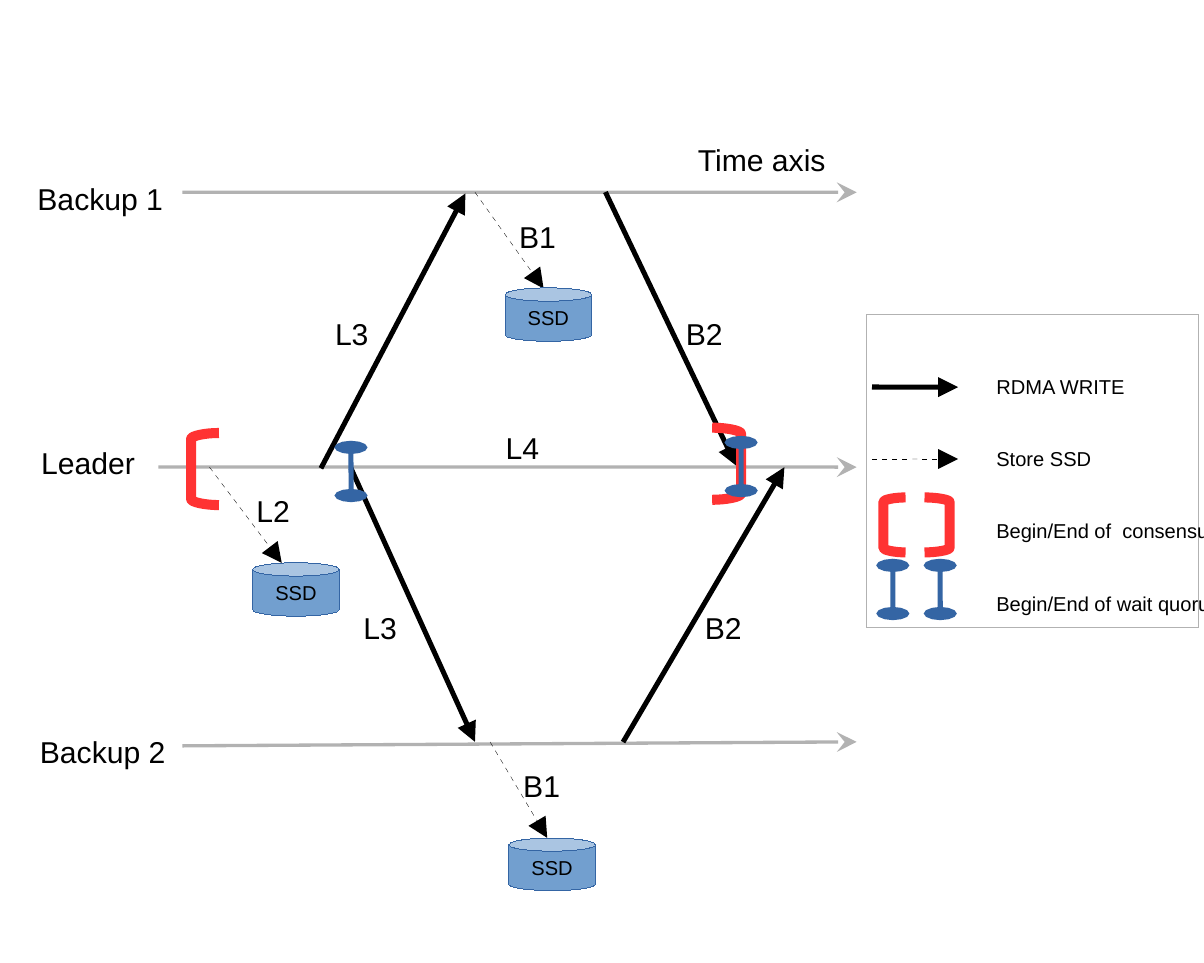
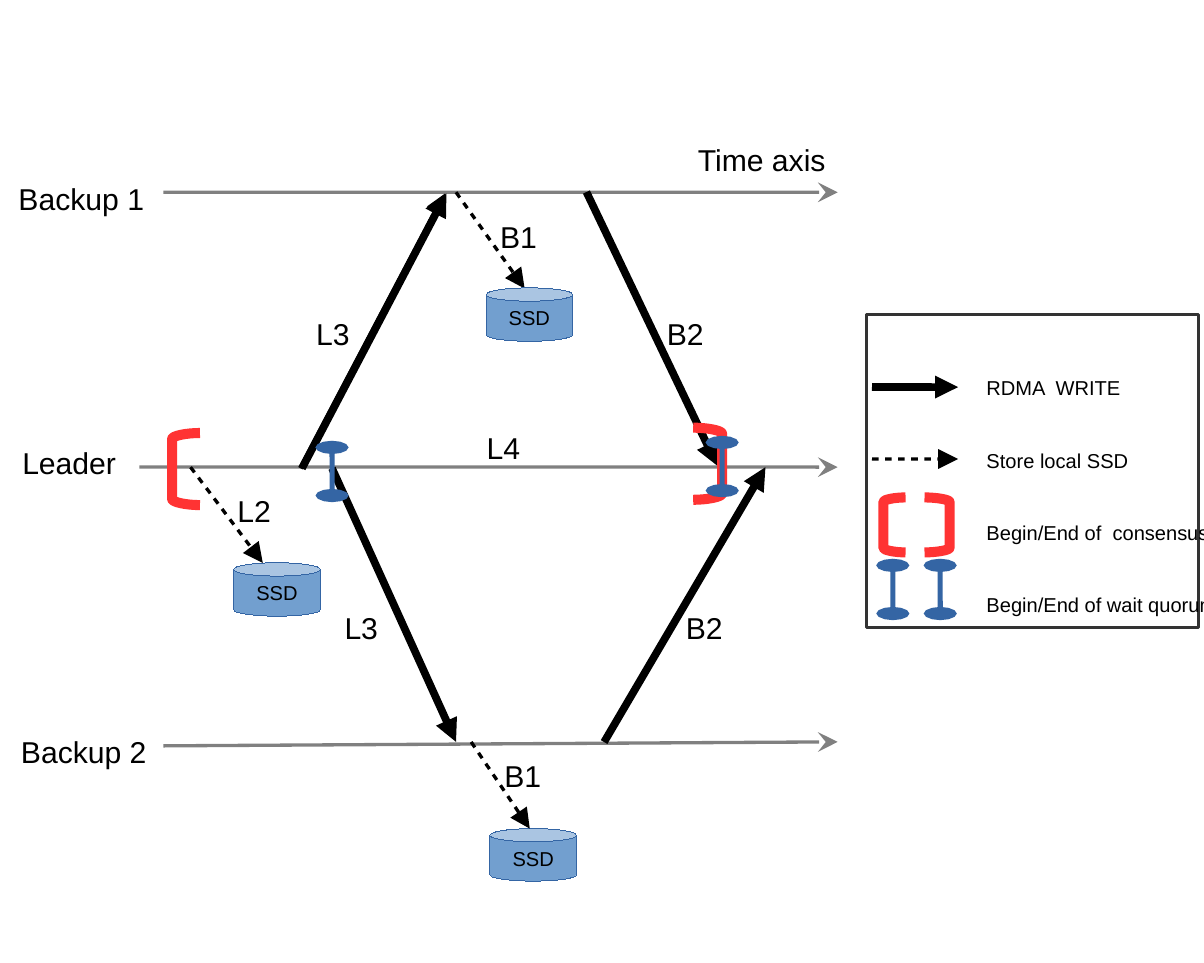
Before and after one commit to hemingcui/grf2017, a slide deck: slide 1 of figures/consensus.odp. Drawn at 1204x963 pixels with LibreOffice and Linux fonts; fonts in the diff are those of the drawing. Boxes give left, top, right and bottom in pixels: in the first picture for what was removed or moved away, otherwise in the second. Text is boxed around its words. In the diff, an @@ line names an element or a change of style, - is before the commit and + after.

```diff
--- a/figures/consensus.odp
+++ b/figures/consensus.odp
@@ arrow (164, 193) - (838, 193): stroke #B2B2B2 0.99 pt to #808080 0.99 pt @@
@@ 10 texts, 8 arrows, 2 cylinders, 2 freeform shapes, 2 double arrows: place and size @@
-10 texts, 8 arrows, 2 cylinders, 2 freeform shapes, 2 double arrows at box(37, 188, 857, 770)
+10 texts, 8 arrows, 2 cylinders, 2 freeform shapes, 2 double arrows at box(18, 188, 838, 770)
@@ arrow (301, 470) - (445, 193): stroke #000000 1.5 pt to #000000 2.3 pt @@
@@ arrow added from (301, 470) to (445, 193), #000000 1.5 pt @@
@@ arrow (455, 193) - (525, 289): stroke #000000 0 pt to #000000 0.99 pt @@
@@ arrow moved from (604, 193) - (737, 465) to (588, 193) - (718, 465) @@
@@ arrow (588, 193) - (718, 465): stroke #000000 1.5 pt to #000000 2.3 pt @@
@@ rectangle "RDMA WRITE" at box(867, 315, 1199, 628): outline #B2B2B2 0 pt to #333333 0.79 pt @@
@@ arrow (872, 388) - (958, 388): stroke #000000 1.5 pt to #000000 2.3 pt @@
@@ arrow (140, 467) - (838, 467): stroke #B2B2B2 0.99 pt to #808080 0.99 pt @@
@@ arrow (190, 467) - (262, 563): stroke #000000 0 pt to #000000 0.99 pt @@
@@ arrow (332, 467) - (455, 742): stroke #000000 1.5 pt to #000000 2.3 pt @@
@@ arrow (604, 742) - (766, 467): stroke #000000 1.5 pt to #000000 2.3 pt @@
@@ arrow (872, 460) - (958, 460): stroke #000000 0 pt to #000000 0.99 pt @@
@@ text in rectangle at box(986, 453, 1128, 469): text changed @@
-Store SSD
+Store local SSD
@@ arrow (164, 746) - (838, 742): stroke #B2B2B2 0.99 pt to #808080 0.99 pt @@
@@ arrow moved from (491, 742) - (547, 838) to (472, 742) - (530, 828) @@
@@ arrow (472, 742) - (530, 828): stroke #000000 0 pt to #000000 0.99 pt @@
@@ text "B1": place and size @@
-text "B1" at box(523, 776, 560, 803)
+text "B1" at box(504, 766, 541, 791)
@@ cylinder "SSD": place and size @@
-cylinder "SSD" at box(508, 838, 595, 891)
+cylinder "SSD" at box(489, 828, 576, 881)
```
Also in this commit, not shown: 3 other files.
